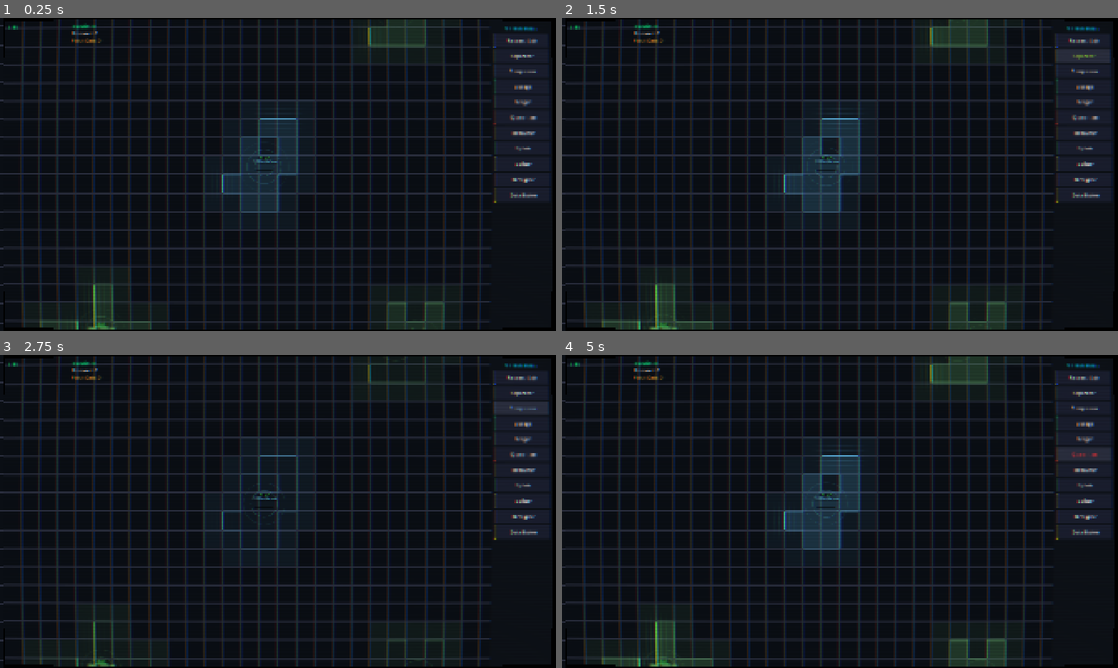
Above: before the commit, frames 1-4 (two rows, left to right).
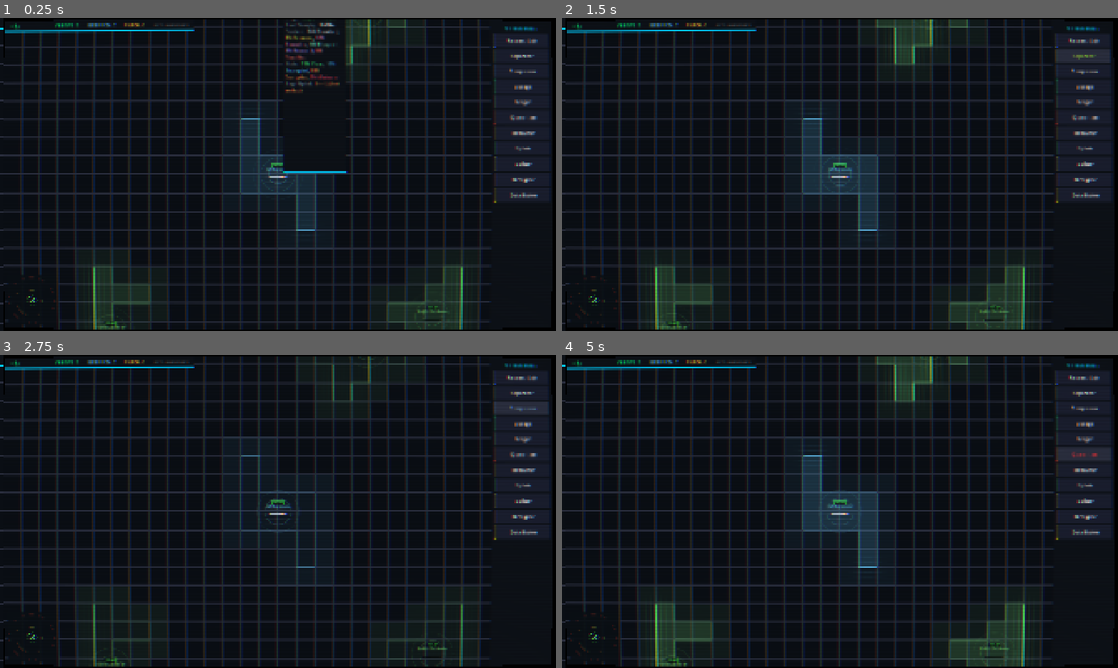
Above: after the commit, the same moments.

Repository: BYGGOLDENSTONE/sys-admin
Game: Godot game, scene res://scenes/main.tscn
Same seed, same stepped clock (60 frames per second), same inputs: the game is played once before the commit and once after it.
Inputs:
- Up to frame 1 (0.25 s): no input
- Up to frame 2 (1.5 s): click "Research Lab" at 0.5 s; click "Separator" at 1.25 s
- Up to frame 3 (2.75 s): click "Compressor" at 2 s
- Up to frame 4 (5 s): click "Storage" at 2.75 s; click "Merger" at 3.5 s; click "Quarantine" at 4.25 s

The runs differ from the first frame. In frame 1, 5.7% of the frame differs, in the area x 0-85%, y 0-100%; in frame 2, 7.5%; in frame 3, 1.8%; in frame 4, 7.8%.

Commit message:
Refactor Faz 6.6: Genel UI Polish — top bar + minimap + kısayol ipuçları
- Top bar: hız/kaynaklar/seed/dev mode tek cyberpunk barda birleştirildi
- Minimap: 180x180 sol alt, kaynaklar+yapılar+kamera, tıkla-git navigasyon
- Kısayol ipuçları: alt ortada, 8s fade, H ile toggle
- Eski dağınık label'lar (Speed/Credits/Research/PatchData/Seed/Dev) kaldırıldı
- Organik şekil RNG fix: frontier.shuffle() lokal RNG ile deterministic yapıldı
- Test senaryoları güncellendi (seed-deterministic pozisyonlar)
- 11/11 test PASSED

Co-Authored-By: Claude Opus 4.6 <noreply@anthropic.com>

Diff:
--- a/resources/test_scenarios/map_source_test.json
+++ b/resources/test_scenarios/map_source_test.json
@@ -4,13 +4,13 @@
   "actions": [
     {"action": "place_source", "source": "isp_backbone", "cell": [20, 20], "seed": 42},
 
-    {"action": "place", "building": "uplink", "cell": [24, 20], "id": "up1"},
+    {"action": "place", "building": "uplink", "cell": [21, 19], "id": "up1"},
     {"action": "assert", "check": "uplink_linked", "id": "up1"},
 
-    {"action": "place", "building": "storage", "cell": [26, 20], "id": "st1"},
+    {"action": "place", "building": "storage", "cell": [23, 19], "id": "st1"},
     {"action": "connect", "from": "up1", "from_port": "right", "to": "st1", "to_port": "left"},
 
-    {"action": "place", "building": "data_broker", "cell": [28, 20], "id": "db1"},
+    {"action": "place", "building": "data_broker", "cell": [25, 19], "id": "db1"},
     {"action": "connect", "from": "st1", "from_port": "right", "to": "db1", "to_port": "left"},
 
     {"action": "wait_ticks", "count": 30},
@@ -20,7 +20,7 @@
 
     {"action": "snapshot", "label": "source_flow_check"},
 
-    {"action": "place", "building": "uplink", "cell": [30, 30], "id": "up_far"},
+    {"action": "place", "building": "uplink", "cell": [40, 40], "id": "up_far"},
     {"action": "assert", "check": "uplink_not_linked", "id": "up_far"}
   ]
 }
--- a/resources/test_scenarios/seed_generation_test.json
+++ b/resources/test_scenarios/seed_generation_test.json
@@ -9,11 +9,11 @@
     {"action": "snapshot", "label": "after_generation"},
 
     {"action": "place_source", "source": "isp_backbone", "cell": [20, 20], "seed": 42},
-    {"action": "place", "building": "uplink", "cell": [24, 20], "id": "up1"},
+    {"action": "place", "building": "uplink", "cell": [21, 19], "id": "up1"},
     {"action": "wait_ticks", "count": 2},
     {"action": "assert", "check": "uplink_linked", "id": "up1"},
 
-    {"action": "place", "building": "storage", "cell": [27, 20], "id": "st1"},
+    {"action": "place", "building": "storage", "cell": [23, 19], "id": "st1"},
     {"action": "connect", "from": "up1", "from_port": "right", "to": "st1", "to_port": "left"},
     {"action": "wait_ticks", "count": 15},
     {"action": "assert", "check": "storage_above", "id": "st1", "value": 0},
--- a/scenes/main.tscn
+++ b/scenes/main.tscn
@@ -80,45 +80,11 @@
 grow_horizontal = 0
 script = ExtResource("7_o6xl0")
 
-[node name="SpeedLabel" type="Label" parent="UILayer"]
+[node name="TechTreePanel" type="PanelContainer" parent="UILayer" unique_id=1562056194]
 offset_left = 10.0
-offset_top = 10.0
-offset_right = 230.0
-offset_bottom = 35.0
-theme_override_colors/font_color = Color(0, 1, 0.53, 1)
-theme_override_font_sizes/font_size = 18
-text = "> 1x"
-
-[node name="CreditsLabel" type="Label" parent="UILayer" unique_id=1213788633]
-offset_left = 240.0
-offset_top = 10.0
-offset_right = 240.0
-offset_bottom = 10.0
-theme_override_colors/font_color = Color(0, 1, 0.53, 1)
-theme_override_font_sizes/font_size = 18
-text = "Credits: 0"
-
-[node name="ResearchLabel" type="Label" parent="UILayer" unique_id=95302643]
-offset_left = 240.0
-offset_top = 35.0
-offset_right = 241.0
-offset_bottom = 58.0
-text = "Research: 0"
-
-[node name="PatchDataLabel" type="Label" parent="UILayer"]
-offset_left = 240.0
-offset_top = 60.0
-offset_right = 241.0
-offset_bottom = 83.0
-theme_override_colors/font_color = Color(0.9, 0.6, 0.2, 1)
-theme_override_font_sizes/font_size = 16
-text = "Patch Data: 0"
-
-[node name="TechTreePanel" type="PanelContainer" parent="UILayer" unique_id=1562056194]
-offset_left = 240.0
-offset_top = 85.0
-offset_right = 520.0
-offset_bottom = 85.0
+offset_top = 48.0
+offset_right = 290.0
+offset_bottom = 48.0
 script = ExtResource("11_jkv2x")
 
 [node name="CRTLayer" type="CanvasLayer" parent="." unique_id=937429296]
--- a/scripts/main.gd
+++ b/scripts/main.gd
@@ -8,14 +8,9 @@
 @onready var connection_manager: Node = $ConnectionManager
 @onready var connection_layer: Node2D = $ConnectionLayer
 @onready var simulation_manager = $SimulationManager
-@onready var credits_label: Label = $UILayer/CreditsLabel
-@onready var research_label: Label = $UILayer/ResearchLabel
-@onready var patch_data_label: Label = $UILayer/PatchDataLabel
 @onready var tech_tree_panel: PanelContainer = $UILayer/TechTreePanel
-
 @onready var source_manager: Node = $SourceManager
 @onready var source_container: Node2D = $SourceContainer
-@onready var speed_label: Label = $UILayer/SpeedLabel
 
 var _tooltip_scene: PackedScene = preload("res://scenes/ui/building_tooltip.tscn")
 var _MapGeneratorScript = preload("res://scripts/map_generator.gd")
@@ -25,7 +20,9 @@
 var _map_generator: RefCounted = null
 var _current_seed: int = 0
 var _dev_mode: bool = false
-var _dev_mode_label: Label = null
+var _top_bar: PanelContainer = null
+var _minimap: Control = null
+var _shortcut_hints: Label = null
 
 
 func _ready() -> void:
@@ -64,7 +61,7 @@
 	_upgrade_panel = PanelContainer.new()
 	_upgrade_panel.set_script(UpgradePanelScript)
 	_upgrade_panel.anchors_preset = Control.PRESET_BOTTOM_LEFT
-	_upgrade_panel.offset_left = 240.0
+	_upgrade_panel.offset_left = 200.0
 	_upgrade_panel.offset_bottom = -10.0
 	_upgrade_panel.offset_top = -10.0
 	_upgrade_panel.grow_vertical = Control.GROW_DIRECTION_BEGIN
@@ -78,9 +75,12 @@
 	building_panel._tech_tree = tech_tree_panel
 	tech_tree_panel.building_unlocked.connect(_on_building_unlocked)
 
+	# Setup top bar
+	_setup_top_bar()
+
 	# Wire up speed control
 	simulation_manager.speed_changed.connect(_on_speed_changed)
-	_update_speed_label(1, false)
+	_top_bar.update_speed(1, false)
 
 	# Setup undo manager
 	var UndoManagerScript = preload("res://scripts/undo_manager.gd")
@@ -109,11 +109,14 @@
 	# Center camera on map center
 	camera.position = Vector2(128 * 64 + 64, 128 * 64 + 64)
 
-	# Show seed in UI
-	_setup_seed_label()
-
-	# Dev mode label
-	_setup_dev_mode_label()
+	# Update seed in top bar
+	_top_bar.update_seed(_current_seed)
+
+	# Setup minimap
+	_setup_minimap()
+
+	# Setup shortcut hints
+	_setup_shortcut_hints()
 
 	# Wire up testing systems (optional — skip if nodes not present)
 	_setup_testing_systems()
@@ -142,6 +145,8 @@
 			simulation_manager.set_speed(3)
 		KEY_F9:
 			_toggle_dev_mode()
+		KEY_H:
+			_toggle_shortcut_hints()
 
 
 func _get_seed_from_args() -> int:
@@ -152,18 +157,56 @@
 	return randi()
 
 
-func _setup_seed_label() -> void:
-	var seed_label := Label.new()
-	seed_label.name = "SeedLabel"
-	seed_label.text = "Seed: %d" % _current_seed
-	seed_label.add_theme_font_size_override("font_size", 14)
-	seed_label.add_theme_color_override("font_color", Color(0.5, 0.5, 0.5, 0.8))
-	seed_label.anchors_preset = Control.PRESET_BOTTOM_LEFT
-	seed_label.offset_left = 10.0
-	seed_label.offset_bottom = -10.0
-	seed_label.offset_top = -30.0
-	seed_label.grow_vertical = Control.GROW_DIRECTION_BEGIN
-	ui_layer.add_child(seed_label)
+func _setup_top_bar() -> void:
+	var TopBarScript = preload("res://scripts/ui/top_bar.gd")
+	_top_bar = PanelContainer.new()
+	_top_bar.set_script(TopBarScript)
+	_top_bar.anchors_preset = Control.PRESET_TOP_WIDE
+	_top_bar.offset_right = -224.0  # Leave space for building panel
+	ui_layer.add_child(_top_bar)
+
+
+func _setup_minimap() -> void:
+	var MinimapScript = preload("res://scripts/ui/minimap.gd")
+	_minimap = Control.new()
+	_minimap.set_script(MinimapScript)
+	_minimap.set_anchors_preset(Control.PRESET_BOTTOM_LEFT)
+	_minimap.offset_left = 10.0
+	_minimap.offset_right = 190.0
+	_minimap.offset_top = -190.0
+	_minimap.offset_bottom = -10.0
+	_minimap.source_manager = source_manager
+	_minimap.building_container = $BuildingContainer
+	_minimap.camera_ref = camera
+	ui_layer.add_child(_minimap)
+
+
+func _setup_shortcut_hints() -> void:
+	_shortcut_hints = Label.new()
+	_shortcut_hints.text = "Space: Duraklat  |  1/2/3: Hiz  |  Ctrl+Z/Y: Geri Al  |  T: Teknoloji  |  H: Gizle"
+	_shortcut_hints.add_theme_font_size_override("font_size", 13)
+	_shortcut_hints.add_theme_color_override("font_color", Color(0.5, 0.7, 0.8, 0.7))
+	_shortcut_hints.horizontal_alignment = HORIZONTAL_ALIGNMENT_CENTER
+	_shortcut_hints.anchors_preset = Control.PRESET_BOTTOM_WIDE
+	_shortcut_hints.offset_bottom = -12.0
+	_shortcut_hints.offset_top = -32.0
+	_shortcut_hints.offset_left = 200.0
+	_shortcut_hints.offset_right = -230.0
+	_shortcut_hints.grow_vertical = Control.GROW_DIRECTION_BEGIN
+	_shortcut_hints.mouse_filter = Control.MOUSE_FILTER_IGNORE
+	ui_layer.add_child(_shortcut_hints)
+	# Auto-fade after 8 seconds
+	var tween := create_tween()
+	tween.tween_property(_shortcut_hints, "modulate:a", 0.0, 1.5).set_delay(8.0)
+
+
+func _toggle_shortcut_hints() -> void:
+	if _shortcut_hints.modulate.a < 0.1:
+		_shortcut_hints.modulate.a = 1.0
+		var tween := create_tween()
+		tween.tween_property(_shortcut_hints, "modulate:a", 0.0, 1.5).set_delay(8.0)
+	else:
+		_shortcut_hints.modulate.a = 0.0
 
 
 func _setup_testing_systems() -> void:
@@ -216,33 +259,23 @@
 
 
 func _on_credits_changed(new_total: float) -> void:
-	credits_label.text = "Credits: %d" % int(new_total)
+	_top_bar.update_credits(new_total)
 
 
 func _on_research_changed(new_total: float) -> void:
-	research_label.text = "Research: %d" % int(new_total)
+	_top_bar.update_research(new_total)
 
 
 func _on_patch_data_changed(new_total: float) -> void:
-	patch_data_label.text = "Patch Data: %d" % int(new_total)
+	_top_bar.update_patch_data(new_total)
 
 
 func _on_speed_changed(multiplier: int, paused: bool) -> void:
-	_update_speed_label(multiplier, paused)
-
-
-func _update_speed_label(multiplier: int, paused: bool) -> void:
-	if paused:
-		speed_label.text = "|| DURAKLAT"
-		speed_label.add_theme_color_override("font_color", Color(1, 0.4, 0.4, 1))
-	else:
-		var arrows: String = ">".repeat(multiplier)
-		speed_label.text = "%s %dx" % [arrows, multiplier]
-		speed_label.add_theme_color_override("font_color", Color(0, 1, 0.53, 1))
+	_top_bar.update_speed(multiplier, paused)
 
 
 func _on_building_unlocked(building_name: String) -> void:
-	print("[Main] Yapı açıldı: %s" % building_name)
+	print("[Main] Yapi acildi: %s" % building_name)
 
 
 func _on_content_discovered(content: int) -> void:
@@ -259,7 +292,7 @@
 
 func _show_discovery_notification(display_name: String, color: Color) -> void:
 	var notif := Label.new()
-	notif.text = "[ %s KEŞFEDİLDİ ]" % display_name
+	notif.text = "[ %s KESFEDILDI ]" % display_name
 	notif.add_theme_font_size_override("font_size", 20)
 	notif.add_theme_color_override("font_color", color)
 	notif.horizontal_alignment = HORIZONTAL_ALIGNMENT_CENTER
@@ -280,18 +313,5 @@
 func _toggle_dev_mode() -> void:
 	_dev_mode = not _dev_mode
 	source_manager.set_dev_mode(_dev_mode)
-	_dev_mode_label.visible = _dev_mode
+	_top_bar.set_dev_visible(_dev_mode)
 	print("[Main] Dev mode: %s" % ("ON" if _dev_mode else "OFF"))
-
-
-func _setup_dev_mode_label() -> void:
-	_dev_mode_label = Label.new()
-	_dev_mode_label.name = "DevModeLabel"
-	_dev_mode_label.text = "[DEV MODE]"
-	_dev_mode_label.add_theme_font_size_override("font_size", 18)
-	_dev_mode_label.add_theme_color_override("font_color", Color(1, 0.3, 0.3, 1))
-	_dev_mode_label.anchors_preset = Control.PRESET_TOP_LEFT
-	_dev_mode_label.offset_left = 10.0
-	_dev_mode_label.offset_top = 10.0
-	_dev_mode_label.visible = false
-	ui_layer.add_child(_dev_mode_label)
--- a/scripts/source_manager.gd
+++ b/scripts/source_manager.gd
@@ -190,7 +190,12 @@
 
 	# Grow organically using random flood-fill
 	var frontier: Array[Vector2i] = _get_neighbors(origin)
-	frontier.shuffle()
+	# Shuffle using local rng for deterministic results with seed
+	for i in range(frontier.size() - 1, 0, -1):
+		var j: int = rng.randi_range(0, i)
+		var tmp: Vector2i = frontier[i]
+		frontier[i] = frontier[j]
+		frontier[j] = tmp
 
 	while shape.size() < target_count and not frontier.is_empty():
 		# Pick a random frontier cell (weighted toward cells with more neighbors in shape)
--- /dev/null
+++ b/scripts/ui/minimap.gd
@@ -0,0 +1,109 @@
+extends Control
+
+const MINIMAP_SIZE: int = 180
+const BG_COLOR := Color(0.04, 0.06, 0.08, 0.9)
+const BORDER_COLOR := Color(0, 0.8, 1.0, 0.5)
+const CAMERA_COLOR := Color(1, 1, 1, 0.6)
+const BUILDING_COLOR := Color(0, 1, 0.53)
+const TILE_PX: int = 64
+const WORLD_SIZE: float = 256.0 * 64.0
+
+var source_manager: Node = null
+var building_container: Node2D = null
+var camera_ref: Camera2D = null
+
+
+func _ready() -> void:
+	custom_minimum_size = Vector2(MINIMAP_SIZE, MINIMAP_SIZE)
+	mouse_filter = Control.MOUSE_FILTER_STOP
+
+
+func _process(_delta: float) -> void:
+	queue_redraw()
+
+
+func _draw() -> void:
+	var s: float = MINIMAP_SIZE
+	# Background
+	draw_rect(Rect2(Vector2.ZERO, Vector2(s, s)), BG_COLOR)
+	_draw_rings()
+	_draw_sources()
+	_draw_buildings()
+	_draw_camera_rect()
+	# Border
+	draw_rect(Rect2(Vector2.ZERO, Vector2(s, s)), BORDER_COLOR, false, 1.0)
+
+
+func _world_to_mini(world_pos: Vector2) -> Vector2:
+	var s: float = MINIMAP_SIZE
+	return Vector2(
+		world_pos.x / WORLD_SIZE * s,
+		world_pos.y / WORLD_SIZE * s
+	)
+
+
+func _draw_rings() -> void:
+	var s: float = MINIMAP_SIZE
+	var center := Vector2(s / 2.0, s / 2.0)
+	var rings: Array = [
+		[25, Color(0.3, 1.0, 0.4, 0.2)],
+		[50, Color(1.0, 0.9, 0.3, 0.2)],
+		[80, Color(1.0, 0.6, 0.2, 0.2)],
+		[115, Color(1.0, 0.3, 0.2, 0.2)],
+	]
+	for ring in rings:
+		var r_px: float = float(ring[0]) * TILE_PX / WORLD_SIZE * s
+		draw_arc(center, r_px, 0, TAU, 64, ring[1], 1.0)
+
+
+func _draw_sources() -> void:
+	if source_manager == null:
+		return
+	for src in source_manager.get_all_sources():
+		if not src.discovered and not source_manager.dev_mode:
+			continue
+		var pos := _world_to_mini(Vector2(src.grid_cell.x * TILE_PX, src.grid_cell.y * TILE_PX))
+		var col: Color = src.definition.color if src.discovered else Color(0.4, 0.4, 0.4, 0.4)
+		draw_circle(pos, 3.0, col)
+
+
+func _draw_buildings() -> void:
+	if building_container == null:
+		return
+	for child in building_container.get_children():
+		if not child.has_method("is_active"):
+			continue
+		var pos := _world_to_mini(child.position)
+		draw_rect(Rect2(pos - Vector2(1, 1), Vector2(2, 2)), BUILDING_COLOR)
+
+
+func _draw_camera_rect() -> void:
+	if camera_ref == null:
+		return
+	var vp_size := get_viewport().get_visible_rect().size
+	var visible_area := vp_size / camera_ref.zoom
+	var tl := camera_ref.position - visible_area / 2.0
+	var mini_tl := _world_to_mini(tl)
+	var s: float = MINIMAP_SIZE
+	var mini_sz := Vector2(
+		visible_area.x / WORLD_SIZE * s,
+		visible_area.y / WORLD_SIZE * s
+	)
+	draw_rect(Rect2(mini_tl, mini_sz), CAMERA_COLOR, false, 1.0)
+
+
+func _gui_input(event: InputEvent) -> void:
+	if event is InputEventMouseButton and event.button_index == MOUSE_BUTTON_LEFT and event.pressed:
+		_navigate(event.position)
+	elif event is InputEventMouseMotion and Input.is_mouse_button_pressed(MOUSE_BUTTON_LEFT):
+		_navigate(event.position)
+
+
+func _navigate(local_pos: Vector2) -> void:
+	if camera_ref == null:
+		return
+	var s: float = MINIMAP_SIZE
+	camera_ref.position = Vector2(
+		local_pos.x / s * WORLD_SIZE,
+		local_pos.y / s * WORLD_SIZE
+	)
--- /dev/null
+++ b/scripts/ui/top_bar.gd
@@ -0,0 +1,125 @@
+extends PanelContainer
+
+const BG_COLOR := Color("#0d1117")
+const BORDER_COLOR := Color("#00ccff")
+const DIVIDER_COLOR := Color("#00ccff40")
+
+var _speed_label: Label
+var _credits_label: Label
+var _research_label: Label
+var _patch_label: Label
+var _seed_label: Label
+var _dev_label: Label
+
+
+func _ready() -> void:
+	mouse_filter = Control.MOUSE_FILTER_IGNORE
+	_setup_style()
+	_build_ui()
+
+
+func _setup_style() -> void:
+	var style := StyleBoxFlat.new()
+	style.bg_color = BG_COLOR
+	style.border_color = BORDER_COLOR
+	style.border_width_bottom = 1
+	style.content_margin_left = 16
+	style.content_margin_right = 16
+	style.content_margin_top = 6
+	style.content_margin_bottom = 6
+	add_theme_stylebox_override("panel", style)
+
+
+func _build_ui() -> void:
+	var hbox := HBoxContainer.new()
+	hbox.add_theme_constant_override("separation", 16)
+	hbox.mouse_filter = Control.MOUSE_FILTER_IGNORE
+	add_child(hbox)
+
+	# Speed
+	_speed_label = _make_label("> 1x", Color(0, 1, 0.53), 18)
+	_speed_label.custom_minimum_size.x = 130
+	hbox.add_child(_speed_label)
+
+	hbox.add_child(_make_divider())
+
+	# Credits
+	_credits_label = _make_label("CREDITS: 0", Color(0, 1, 0.53), 16)
+	hbox.add_child(_credits_label)
+
+	hbox.add_child(_make_divider())
+
+	# Research
+	_research_label = _make_label("RESEARCH: 0", Color(0.4, 0.8, 1), 16)
+	hbox.add_child(_research_label)
+
+	hbox.add_child(_make_divider())
+
+	# Patch Data
+	_patch_label = _make_label("PATCH: 0", Color(0.9, 0.6, 0.2), 16)
+	hbox.add_child(_patch_label)
+
+	# Spacer
+	var spacer := Control.new()
+	spacer.size_flags_horizontal = Control.SIZE_EXPAND_FILL
+	spacer.mouse_filter = Control.MOUSE_FILTER_IGNORE
+	hbox.add_child(spacer)
+
+	# Dev mode
+	_dev_label = _make_label("[DEV]", Color(1, 0.3, 0.3), 14)
+	_dev_label.visible = false
+	hbox.add_child(_dev_label)
+
+	# Seed
+	_seed_label = _make_label("SEED: 0", Color(0.5, 0.5, 0.5, 0.7), 14)
+	hbox.add_child(_seed_label)
+
+
+func _make_label(text: String, color: Color, font_size: int) -> Label:
+	var lbl := Label.new()
+	lbl.text = text
+	lbl.add_theme_color_override("font_color", color)
+	lbl.add_theme_font_size_override("font_size", font_size)
+	lbl.vertical_alignment = VERTICAL_ALIGNMENT_CENTER
+	lbl.mouse_filter = Control.MOUSE_FILTER_IGNORE
+	return lbl
+
+
+func _make_divider() -> ColorRect:
+	var div := ColorRect.new()
+	div.color = DIVIDER_COLOR
+	div.custom_minimum_size = Vector2(1, 0)
+	div.size_flags_vertical = Control.SIZE_EXPAND_FILL
+	div.mouse_filter = Control.MOUSE_FILTER_IGNORE
+	return div
+
+
+# --- Public API ---
+
+func update_speed(multiplier: int, paused: bool) -> void:
+	if paused:
+		_speed_label.text = "|| DURAKLAT"
+		_speed_label.add_theme_color_override("font_color", Color(1, 0.4, 0.4))
+	else:
+		_speed_label.text = "%s %dx" % [">".repeat(multiplier), multiplier]
+		_speed_label.add_theme_color_override("font_color", Color(0, 1, 0.53))
+
+
+func update_credits(value: float) -> void:
+	_credits_label.text = "CREDITS: %d" % int(value)
+
+
+func update_research(value: float) -> void:
+	_research_label.text = "RESEARCH: %d" % int(value)
+
+
+func update_patch_data(value: float) -> void:
+	_patch_label.text = "PATCH: %d" % int(value)
+
+
+func update_seed(seed_value: int) -> void:
+	_seed_label.text = "SEED: %d" % seed_value
+
+
+func set_dev_visible(show: bool) -> void:
+	_dev_label.visible = show
Not shown, added: scripts/ui/minimap.gd.uid
Not shown, added: scripts/ui/top_bar.gd.uid
Not shown, changed: CLAUDE.md
